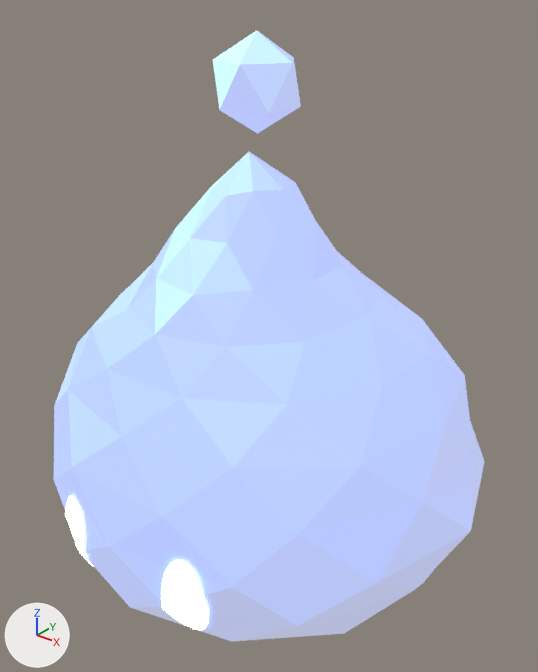
One commit to the glTF model art/spirits/water/water-spirit.glb: the scene before it, then after it.
Rendered twice from a camera (50 mm lens) standing at (0.459, -0.565, 0.706) and looking at (0.007, 0.0, 0.356). The axes (+X, +Y, +Z) are drawn at lower left. The lights are the same throughout. The first picture is the older version. Where no turn or scale is listed for an object, it has been applied to the vertices.

In view in the first picture: 'Eye.L', 'Nub', 'WaterSpirit' and 1 more.
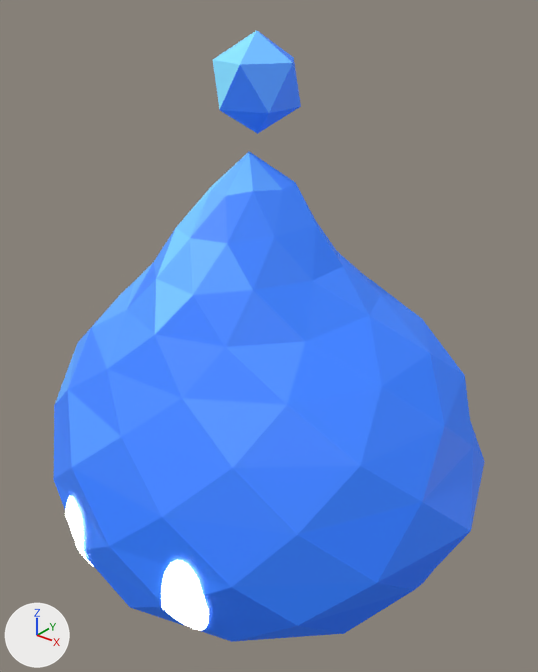
Commit message: Show every character in the arena as the water spirit

Location of each change, (x1, y1, x2, y2) in pixels of the pictures (538 x 672 px):
'WaterSpirit', recoloured, surface changed (darker)
    both: (53, 152, 485, 642)
'Nub', recoloured, surface changed (darker)
    both: (213, 30, 301, 134)

The change, as a list of edits to the scene's bpy script:
```text
Change mat_water:
    where n0 = _N.new('ShaderNodeBsdfPrincipled'); n0.name = 'Principled BSDF'
    n0.inputs[28].default_value: 0.45 -> 1.0  # 'Emission Strength'
    add n0.inputs[27].default_value = (0.00486, 0.036, 0.18, 1.0)  # 'Emission Color', dark blue #0f3576
```
